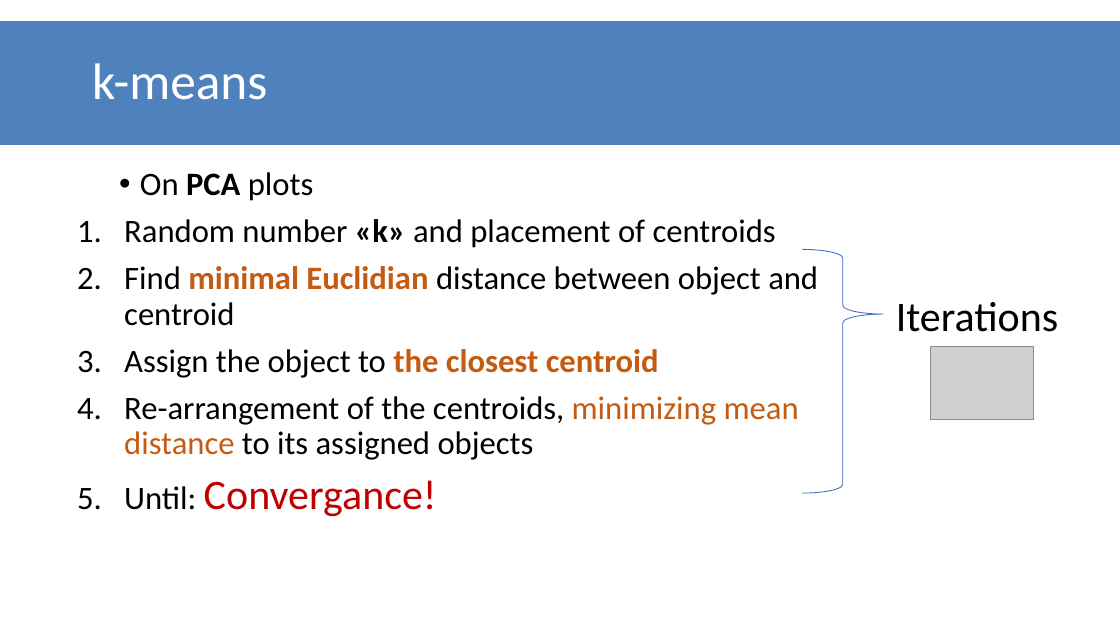
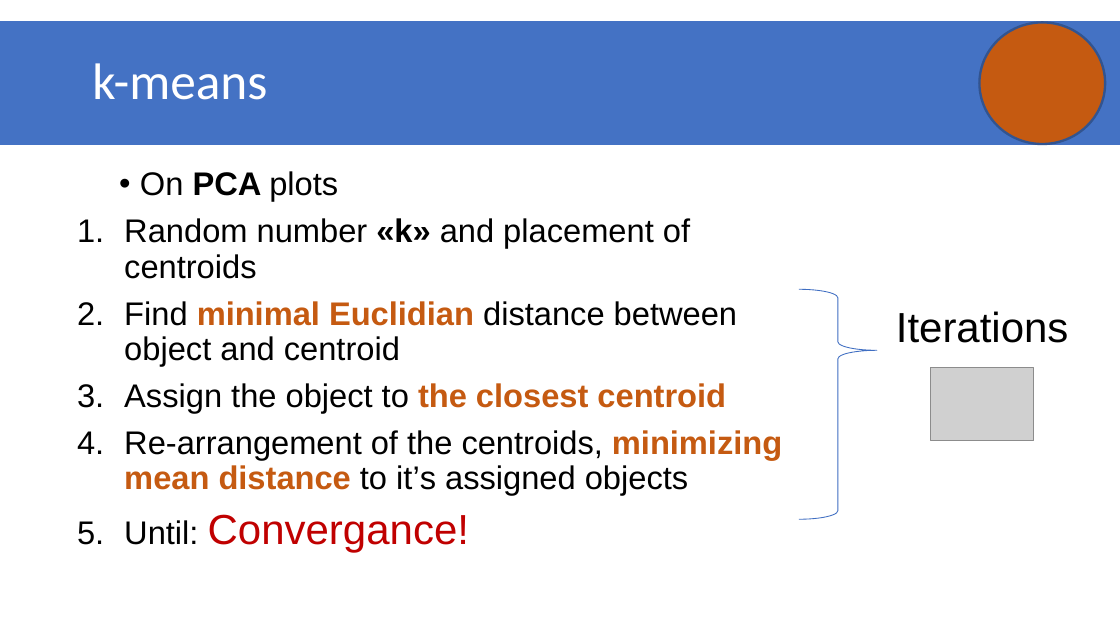
Before and after one commit to datascience-mobi/group-01-project-4-1, a slide deck: slide 3 of K-means clustering.pptx. Drawn at 1120x630 pixels with LibreOffice and Linux fonts; fonts in the diff are those of the drawing; grey boxes stand for pictures. Boxes give left, top, right and bottom in pixels: in the first picture for what was removed or moved away, otherwise in the second. Text is boxed around its words. In the diff, an @@ line names an element or a change of style, - is before the commit and + after.

Commit message:
Update K-means clustering.pptx
I upgraded the first 5 the slights.

```diff
--- a/K-means clustering.pptx
+++ b/K-means clustering.pptx
@@ rectangle "k-means" at (0, 23, 1120, 145): fill #4F81BD to #4472C4; outline #4F81BD 2 pt to #4472C4 2 pt @@
@@ ellipse added at (980, 23, 1106, 145), fill #C55A11, outline #325491 2 pt @@
@@ text at (124, 171, 737, 553): font Calibri to Arial in "On PCA plots", "Random number «k» and placement of centroids", "Find minimal Euclidian distance between object and ...", "Assign the object to the closest centroid" and 1 more places @@
@@ right brace: place and size @@
-right brace at (802, 250, 883, 493)
+right brace at (799, 289, 877, 519)
@@ text "Iterations": place and size @@
-text "Iterations" at (896, 302, 1058, 332)
+text "Iterations" at (896, 311, 1069, 343)
@@ text "Iterations" at (896, 311, 1069, 343): font Calibri to Arial @@
@@ picture: place and size @@
-picture at (931, 346, 1034, 419)
+picture at (931, 368, 1034, 441)
@@ text at (124, 430, 782, 495): text changed; font Calibri to Arial @@
-4. Re-arrangement of the centroids, minimizing mean distance to its assigned objects
+4. Re-arrangement of the centroids, minimizing mean distance to it’s assigned objects
```
Also in this commit, not shown: 3 other slides changed, 1 slide added, 1 slide removed.
